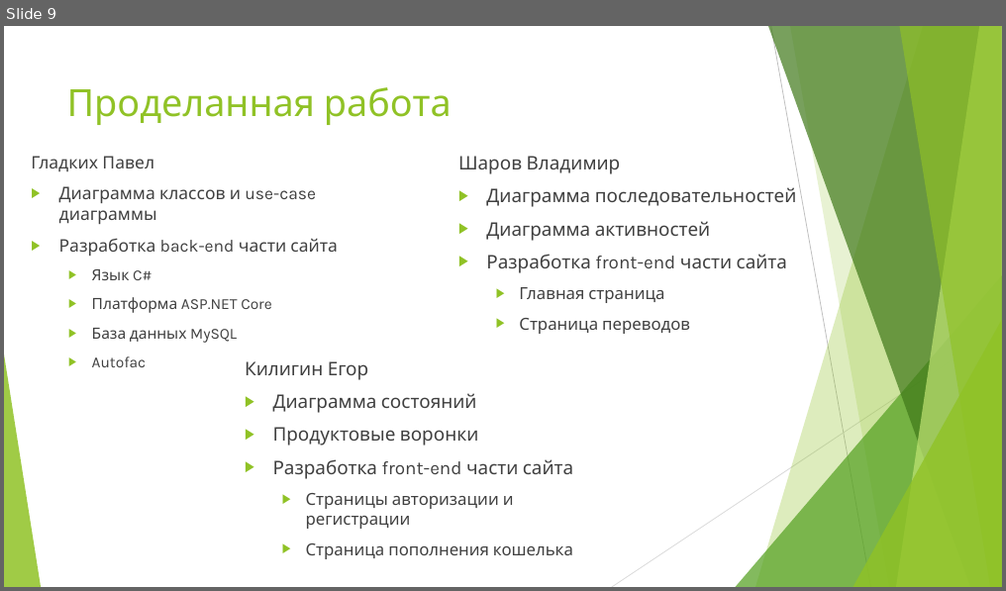
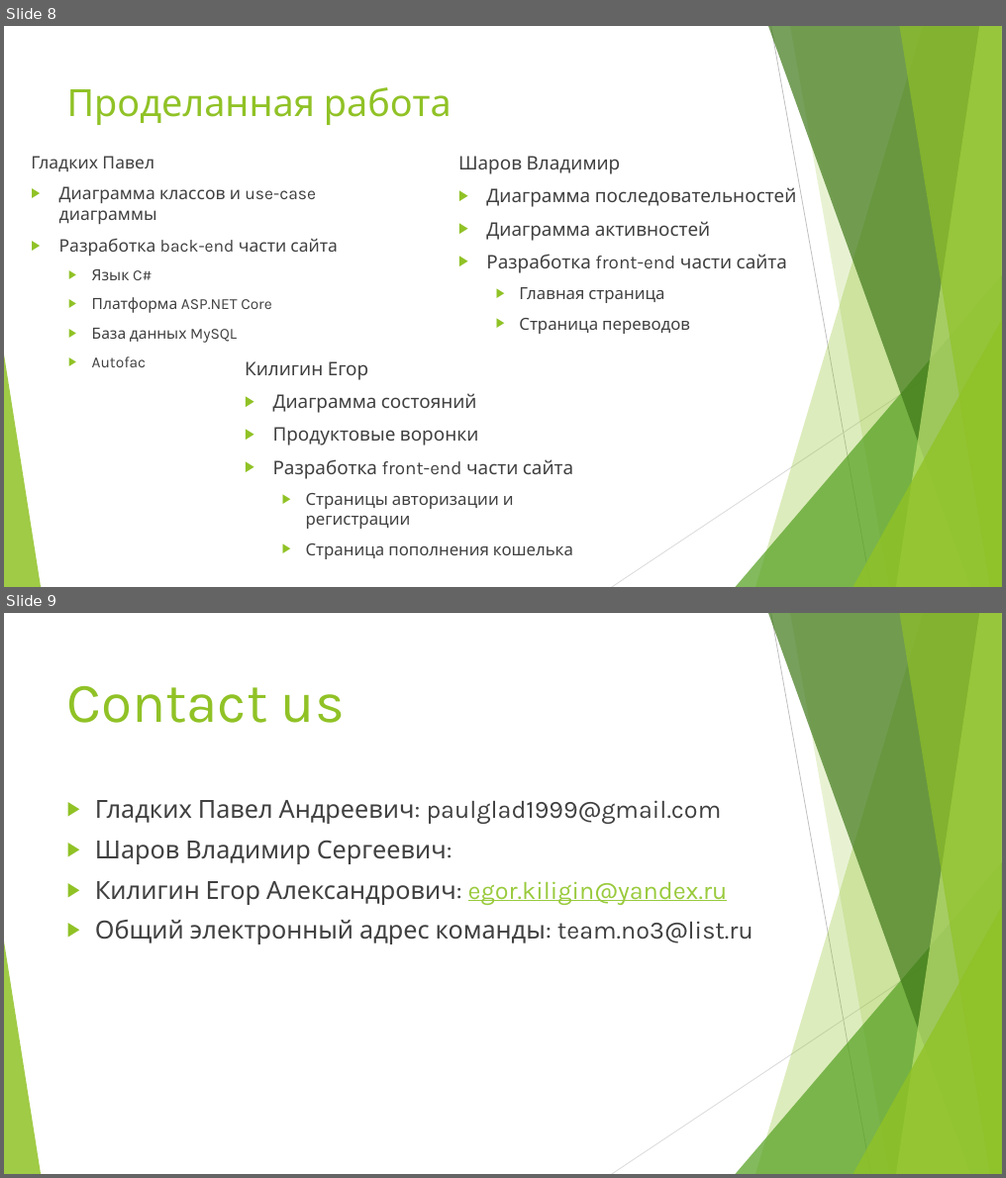
Before and after one commit to TeamNo3/OnlineWallet, a slide deck: Презентация.pptx. Shown one above the other, each under a label of ours: slide 9 before the commit, slides 8 and 9 after it. The pictures are 1006x591 and 1006x1178 pixels, drawn with LibreOffice and Linux fonts; fonts in the diff are those of the drawing. Boxes give left, top, right and bottom in pixels: in the first picture for what was removed or moved away, otherwise in the second. Text is boxed around its words. In the diff, an @@ line names an element or a change of style, - is before the commit and + after.

```diff
--- a/Презентация.pptx
+++ b/Презентация.pptx
@@ slide 9 added at [4,613,1002,1174], background #FFFFFF; not listed: 10 template elements that a slide beside it also shows @@
@@ title added at [67,685,345,723], 54 pt, text #90C226 @@
+Contact us
@@ text added at [95,800,753,945], 24 pt, text #404040 @@
+▶ Гладких Павел Андреевич: paulglad1999@gmail.com
+▶ Шаров Владимир Сергеевич:
+▶ Килигин Егор Александрович: egor.kiligin@yandex.ru
+▶ Общий электронный адрес команды: team.no3@list.ru
@@ what was slide 9 is now slide 8 @@
```
Also in this commit, not shown: 1 slide changed, 1 slide removed, 1 other file.
